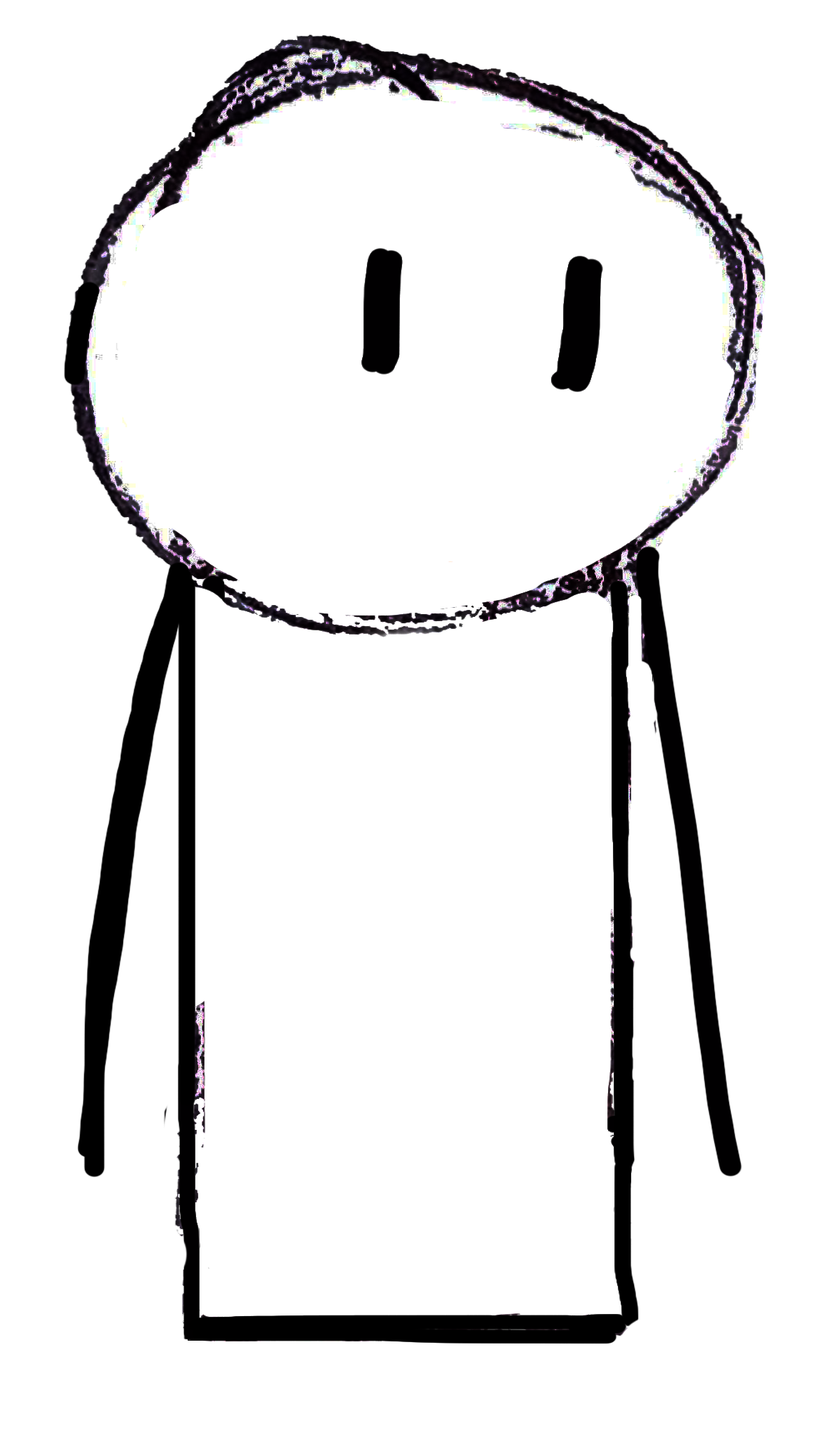
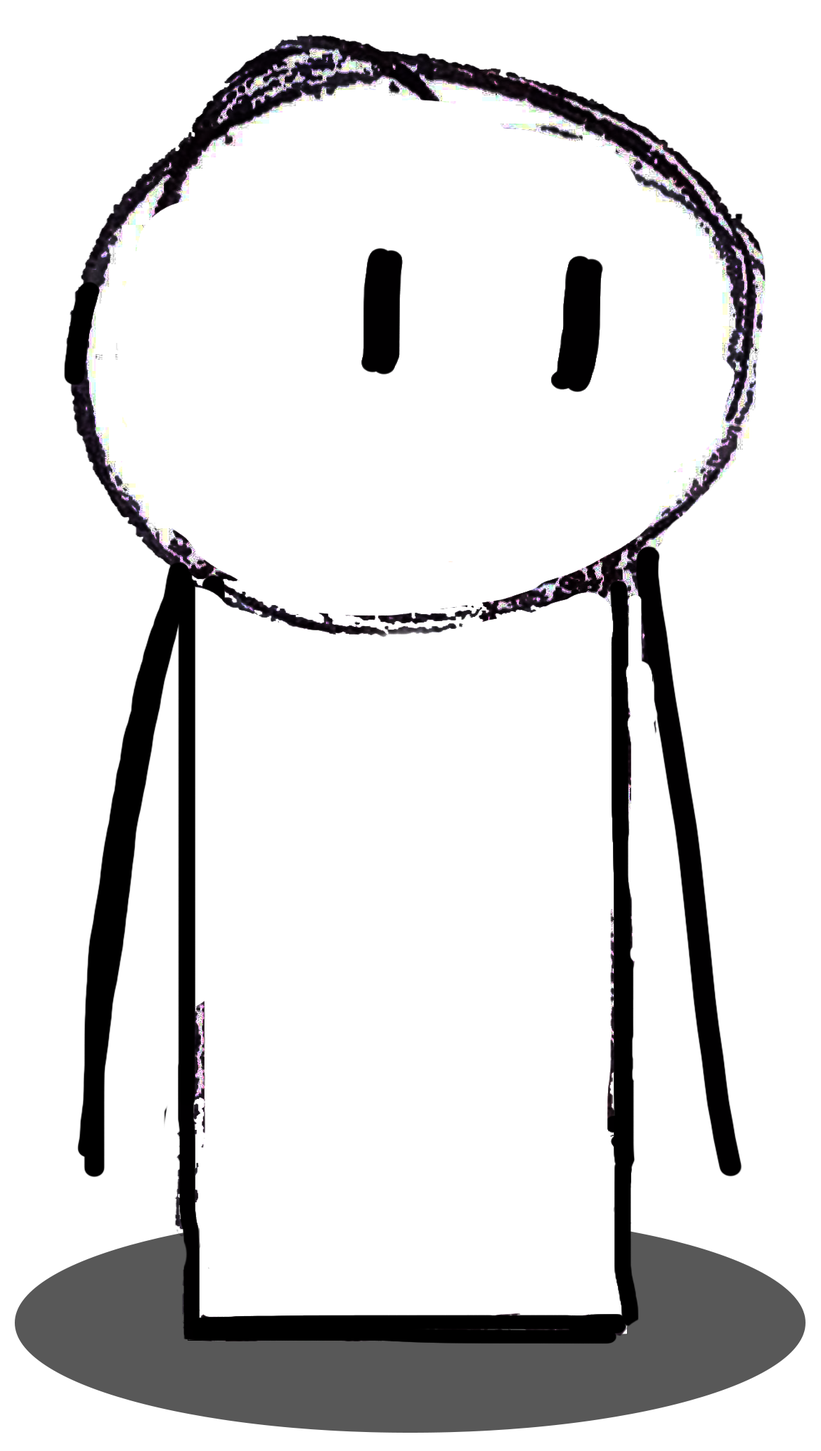
Comparing the layer stacks of the two 821 x 1451 images. Changes:
added layer "Ellipse 1" (66%) over [14, 1231, 806, 1434]
